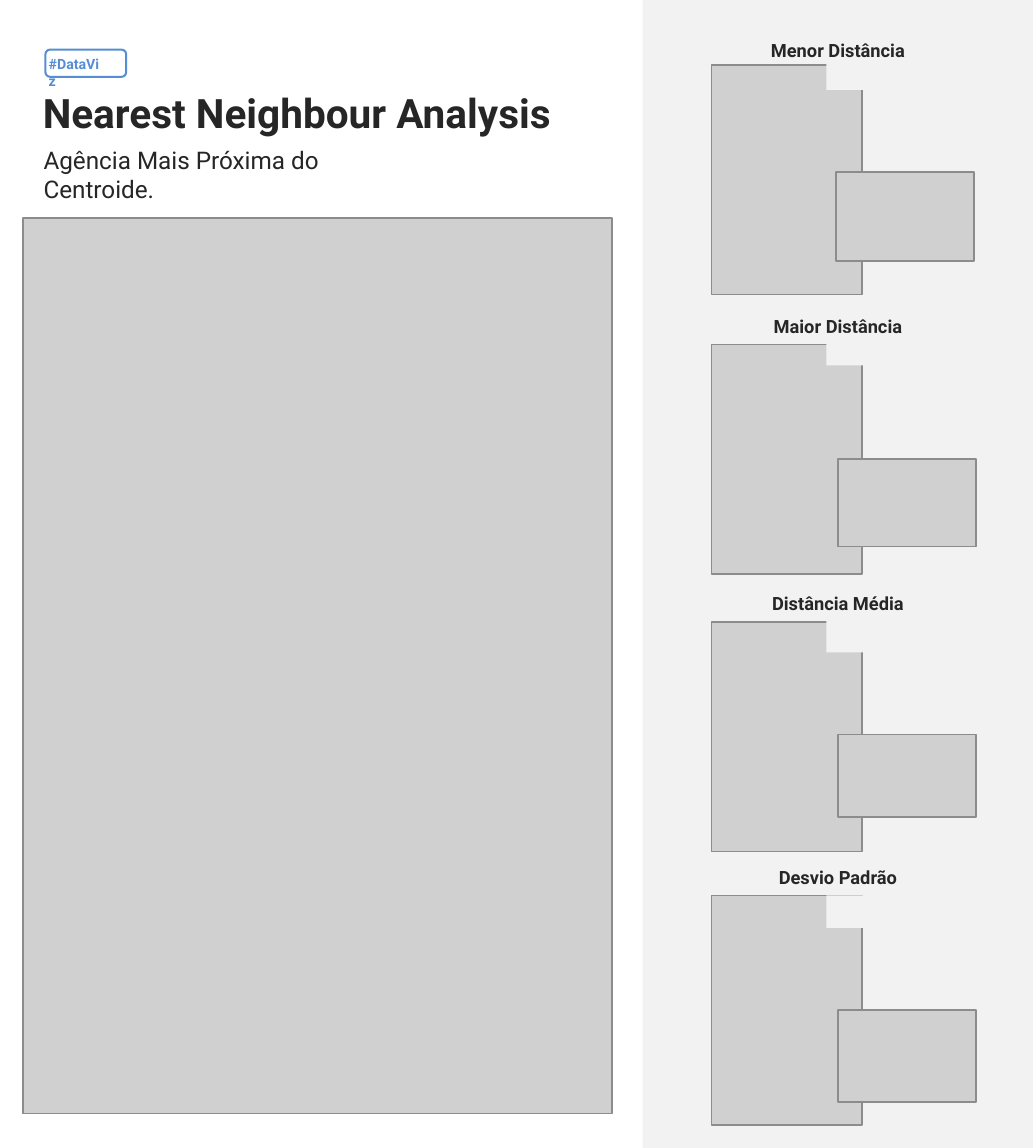
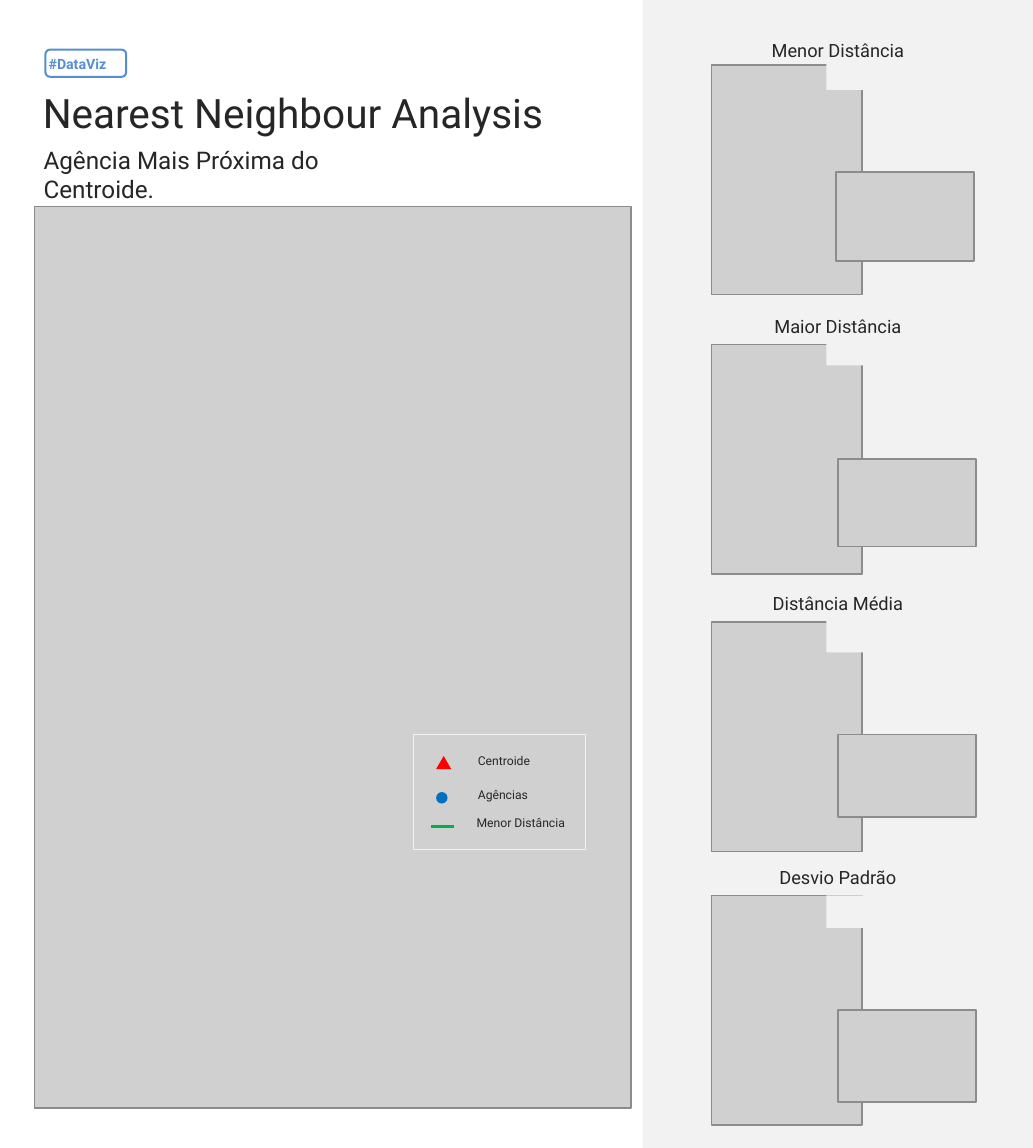
Before and after one commit to ricardobreis/Exploratory-Data-Analysis-Bancarization, a slide deck: slide 1 of presentation/agencias-distancias.pptx. Drawn at 1033x1148 pixels with LibreOffice and Linux fonts; fonts in the diff are those of the drawing; grey boxes stand for pictures. Boxes give left, top, right and bottom in pixels: in the first picture for what was removed or moved away, otherwise in the second. Text is boxed around its words. In the diff, an @@ line names an element or a change of style, - is before the commit and + after.

```diff
--- a/presentation/agencias-distancias.pptx
+++ b/presentation/agencias-distancias.pptx
@@ text "#DataViz" rewrapped from [35,48,119,80] to [49,58,107,69] @@
@@ picture: place and size @@
-picture at [23,219,612,1113]
+picture at [35,207,631,1107]
@@ group added at [412,734,584,849]: 3 texts, 1 triangle, 1 ellipse, 1 line, 1 rectangle @@
+Centroide
+Agências
+Menor Distância
@@ bold off in 5 elements at [43,97,543,137], [772,43,904,57], [774,319,902,333], [773,596,903,610], [779,870,897,884] @@
```
Also in this commit, not shown: 3 other files.
